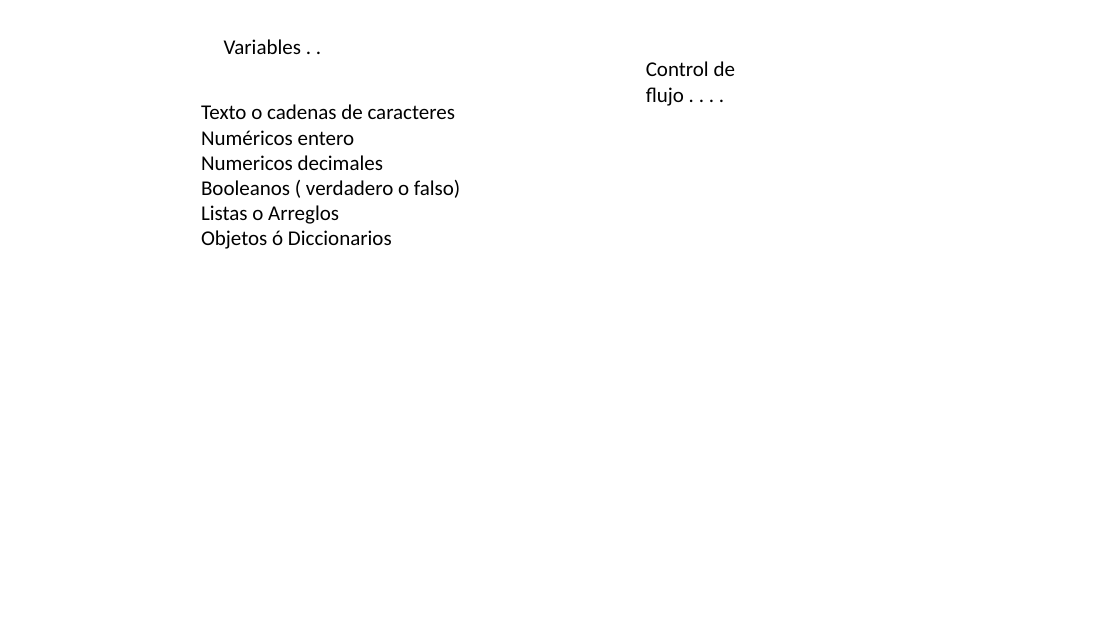
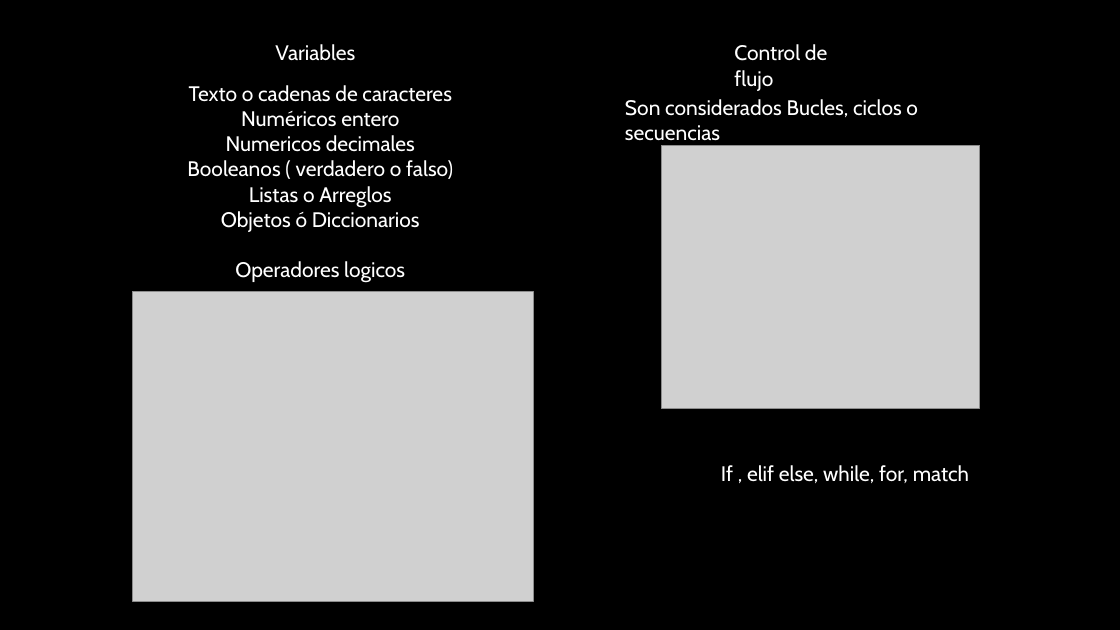
Before and after one commit to Abraham10VelGlez/class_python, a slide deck: slide 4 of manual.pptx. Drawn at 1120x630 pixels with LibreOffice and Linux fonts; fonts in the diff are those of the drawing; grey boxes stand for pictures; background and template pictures are left out. Boxes give left, top, right and bottom in pixels: in the first picture for what was removed or moved away, otherwise in the second. Text is boxed around its words. In the diff, an @@ line names an element or a change of style, - is before the commit and + after.

```diff
--- a/manual.pptx
+++ b/manual.pptx
@@ background #FFFFFF to picture (left out) @@
@@ text at (x1=275, y1=44, x2=355, y2=61): text changed; font Calibri to Cabin; text colour #000000 to #FFFFFF @@
-Variables . .
+Variables
@@ text at (x1=734, y1=44, x2=827, y2=91): text changed; font Calibri to Cabin; text colour #000000 to #FFFFFF @@
-Control de flujo . . . .
+Control de flujo
@@ text "Texto o cadenas de caracteres" moved from (x1=201, y1=104, x2=460, y2=249) to (x1=187, y1=85, x2=453, y2=283) @@
@@ text at (x1=187, y1=85, x2=453, y2=232): font Calibri to Cabin, text colour #000000 to #FFFFFF in "Texto o cadenas de caracteres", "Numéricos entero", "Numericos decimales", "Booleanos ( verdadero o falso)" and 2 more places; alignment left to centre @@
@@ text added at (x1=625, y1=99, x2=918, y2=146), 18 pt, text #FFFFFF @@
+Son considerados Bucles, ciclos o secuencias
@@ picture added at (x1=662, y1=145, x2=981, y2=409) @@
@@ text at (x1=235, y1=261, x2=405, y2=283): paragraph added @@
+Operadores logicos
@@ picture added at (x1=132, y1=292, x2=534, y2=602) @@
@@ text added at (x1=721, y1=465, x2=969, y2=483), 18 pt, text #FFFFFF @@
+If , elif else, while, for, match
```
Also in this commit, not shown: 5 other slides changed, 1 slide added, 1 slide removed, 3 other files.
